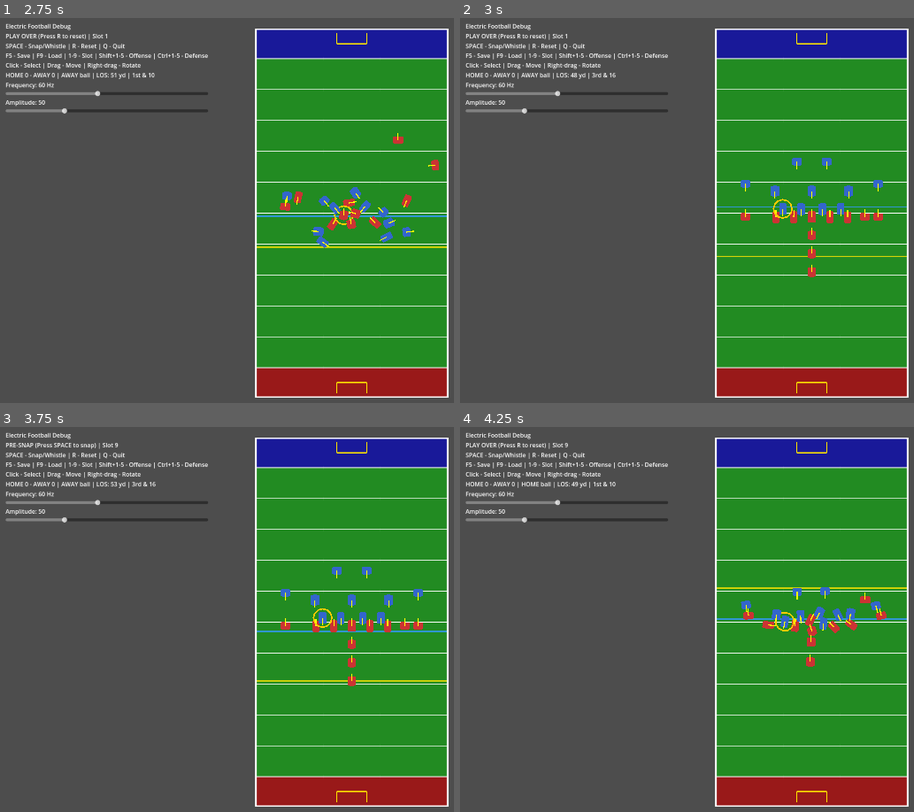
Above: before the commit, frames 1-4 (two rows, left to right).
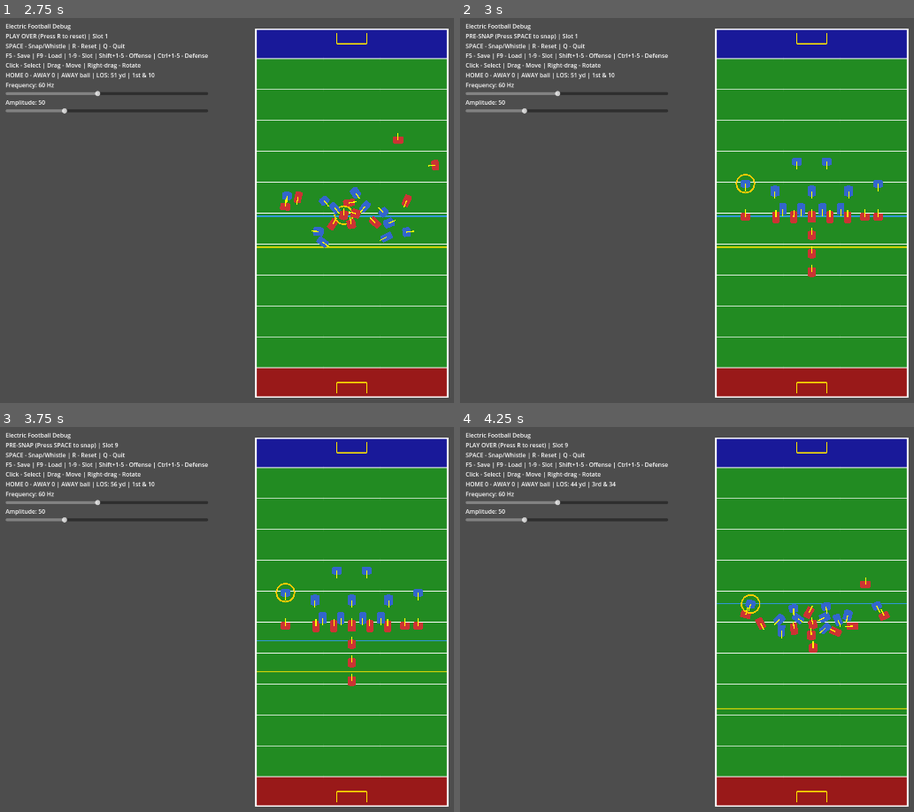
Above: after the commit, the same moments.

Repository: Freaksed/electric-football
Game: Godot game, scene res://scenes/main.tscn
Two runs of this game, one before a commit and one after it. Both use one fixed random seed, a clock stepped at 60 frames per second and the inputs below.
Inputs (mouse positions are in pixels of both pictures, inside the frame that each line leads up to):
- Up to frame 1 (2.75 s): tap Space at 0.5, 2 s; move the mouse to (outside the picture) at 0.52 s; hold Up 0.53-1.25 s; tap R at 0.6, 1.25 s; click (outside the picture) at 0.67 s; tap Enter (ui_accept) at 0.77 s; drag from (208, 233) to (317, 291) at 1.27 s; move the mouse to (422, 125) at 2.02 s; hold Up from 2.03 s (still down); tap K at 2.1 s
- Up to frame 2 (3 s): release Up at 2.75 s; tap R at 2.75 s; drag from (777, 291) to (600, 152) at 2.77 s
- Up to frame 3 (3.75 s): tap R at 3.5 s; move the mouse to (outside the picture) at 3.52 s; hold Down from 3.53 s (still down); tap 9 at 3.6 s
- Up to frame 4 (4.25 s): keep holding Down; tap Enter (ui_accept) at 3.77 s

Frame 1 is identical in both runs. In frame 2, 0.8% of the frame differs, in the area x 2-99%, y 4-63%; in frame 3, 0.7%; in frame 4, 2.0%, in the area x 13-99%, y 14-74%.

Commit message:
Improve ball carrier selection priority
Use role-based priority order: QB > RB > WR > DB > LB > Lineman
This ensures defensive backs get the ball when defense has
possession (like a kick returner) instead of linemen.

Co-Authored-By: Claude Opus 4.5 <noreply@anthropic.com>

Diff:
--- a/scripts/main.gd
+++ b/scripts/main.gd
@@ -493,18 +493,20 @@
 
 
 func _find_ball_carrier(team: PlayerFigure.Team) -> PlayerFigure:
-	# First try to find a QB
-	for player in $Players.get_children():
-		if player is PlayerFigure and player.team == team and player.is_quarterback():
-			return player
-	# Fall back to running back
-	for player in $Players.get_children():
-		if player is PlayerFigure and player.team == team and player.role == PlayerFigure.Role.RUNNING_BACK:
-			return player
-	# Fall back to any player on the team
-	for player in $Players.get_children():
-		if player is PlayerFigure and player.team == team:
-			return player
+	# Priority order for ball carrier selection
+	var priority_roles := [
+		PlayerFigure.Role.QUARTERBACK,
+		PlayerFigure.Role.RUNNING_BACK,
+		PlayerFigure.Role.RECEIVER,
+		PlayerFigure.Role.DEFENSIVE_BACK,  # For defense - like a returner
+		PlayerFigure.Role.LINEBACKER,
+		PlayerFigure.Role.LINEMAN,  # Last resort
+	]
+
+	for role in priority_roles:
+		for player in $Players.get_children():
+			if player is PlayerFigure and player.team == team and player.role == role:
+				return player
 	return null
 
 
